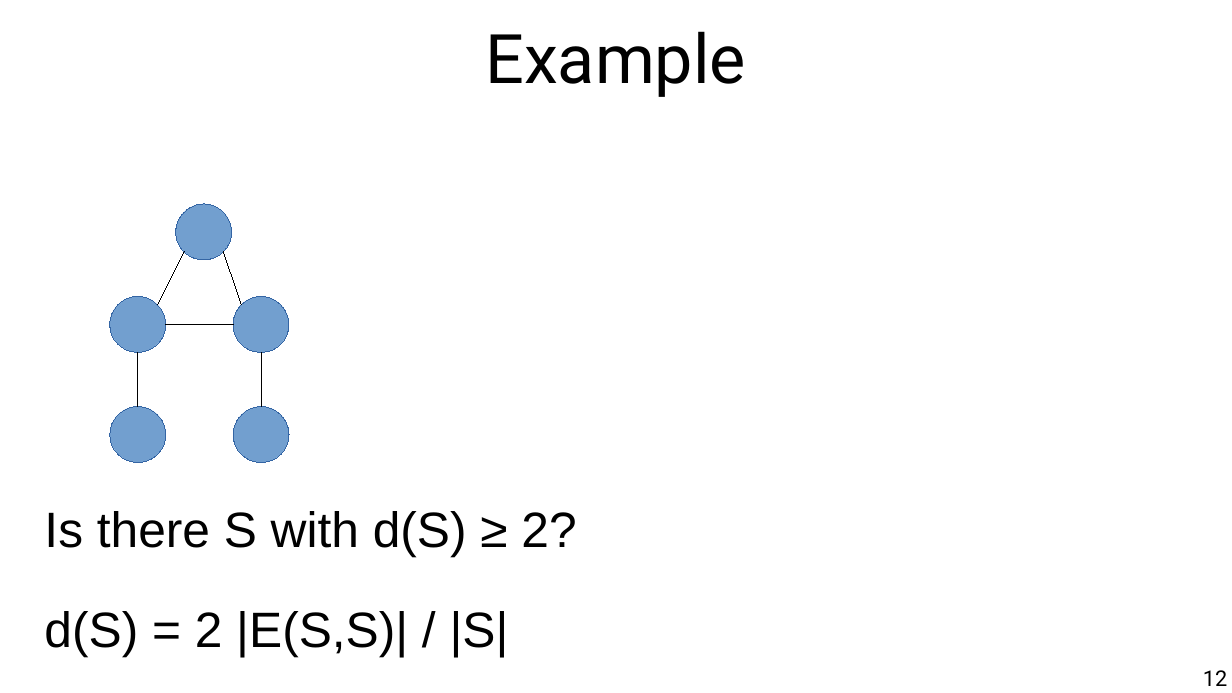
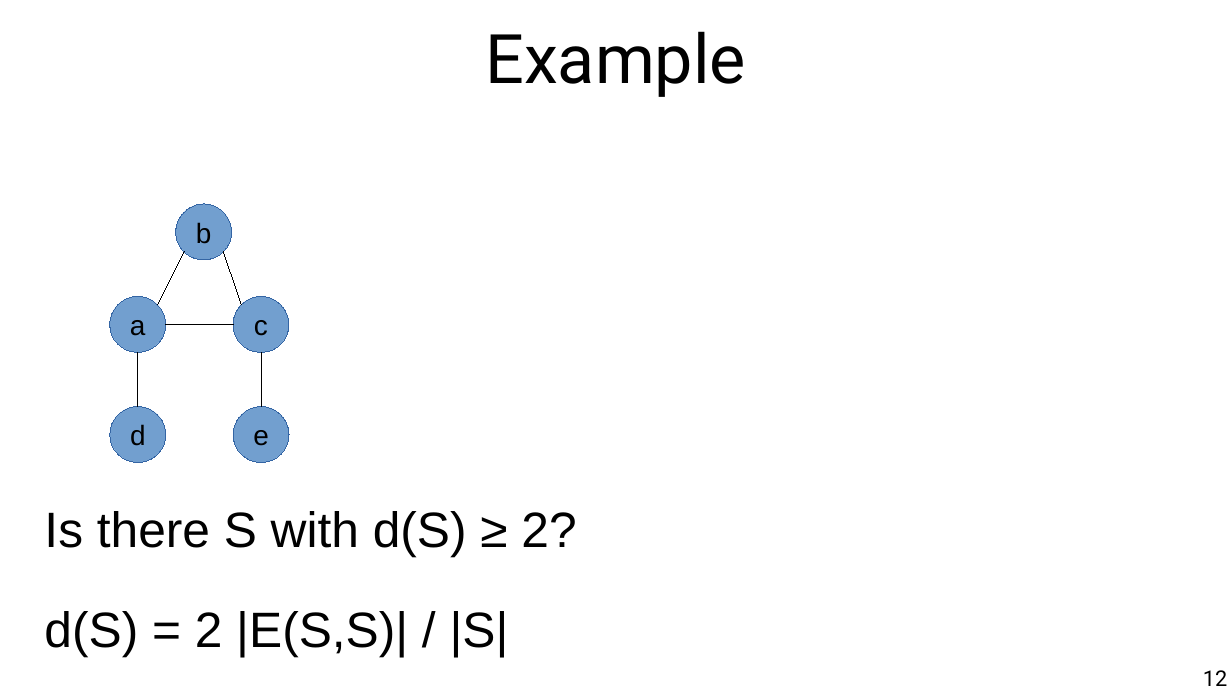
Before and after one commit to chatox/networks-science-course, a slide deck: slide 12 of theory/odp/tt22_dense_subgraphs.odp. Drawn at 1232x693 pixels with LibreOffice and Linux fonts; fonts in the diff are those of the drawing. Boxes give left, top, right and bottom in pixels: in the first picture for what was removed or moved away, otherwise in the second. Text is boxed around its words. In the diff, an @@ line names an element or a change of style, - is before the commit and + after.

```diff
--- a/theory/odp/tt22_dense_subgraphs.odp
+++ b/theory/odp/tt22_dense_subgraphs.odp
@@ text in ellipse at bbox=[196, 222, 212, 244]: text added @@
+b
@@ text in ellipse at bbox=[130, 320, 146, 336]: text added @@
+a
@@ text in ellipse at bbox=[254, 320, 268, 336]: text added @@
+c
@@ text in ellipse at bbox=[130, 424, 146, 446]: text added @@
+d
@@ text in ellipse at bbox=[253, 430, 269, 446]: text added @@
+e
```
Also in this commit, not shown: 3 other slides changed, 1 slide added, 1 other file.
